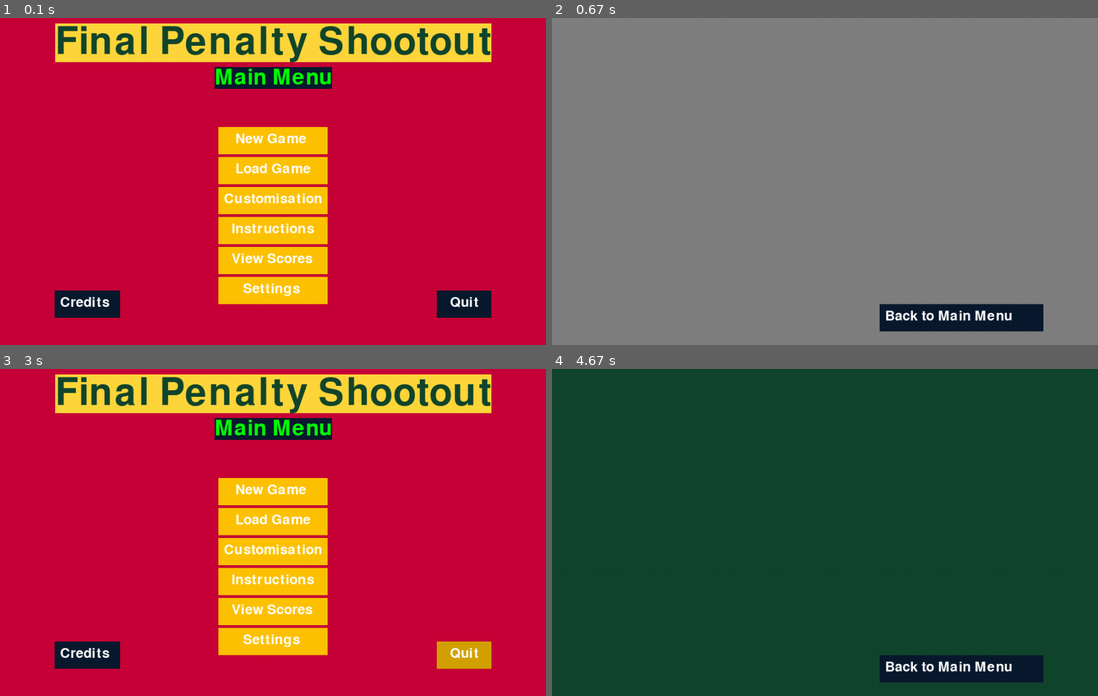
Above: before the commit, frames 1-4 (two rows, left to right).
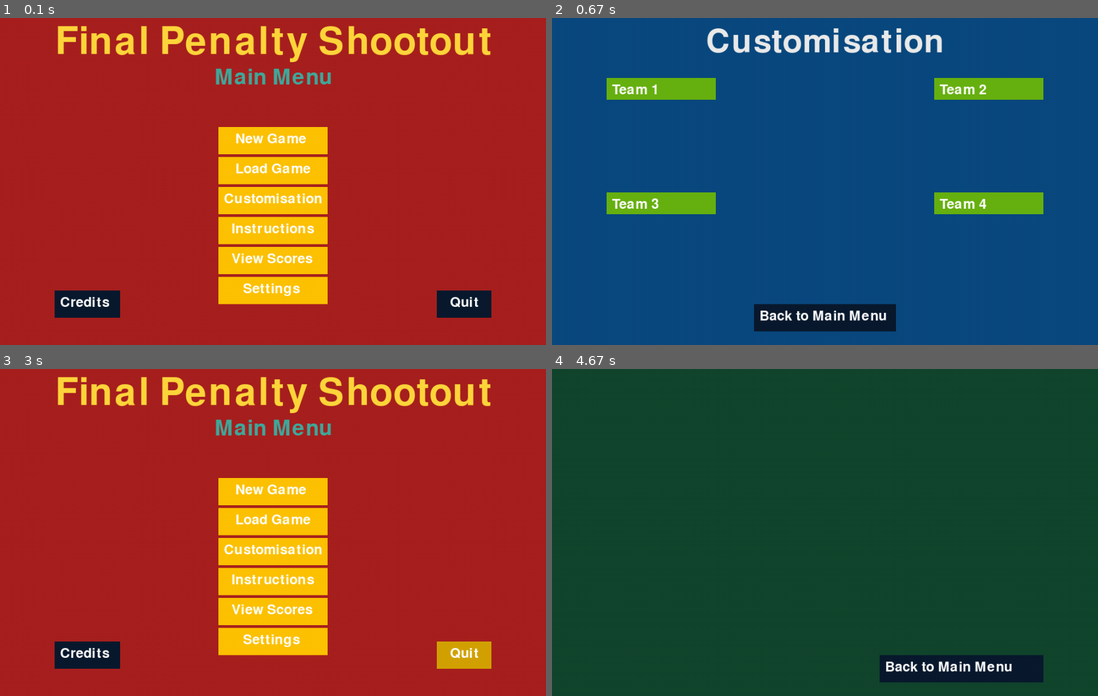
Above: after the commit, the same moments.

Repository: Jahmai-NW/sixth_form_programming
Game: pygame game, started from Football_Solution/project.py
Two runs of this game, one before a commit and one after it. Both use one fixed random seed, a clock stepped at 60 frames per second and the inputs below.
Inputs (mouse positions are in pixels of both pictures, inside the frame that each line leads up to):
- Up to frame 1 (0.1 s): no input
- Up to frame 2 (0.67 s): click (803, 194) at 0.38 s
- Up to frame 3 (3 s): click (109, 440) at 0.72 s, where only the run after the commit has a clickable "Team 1"; click "Back to Main Menu" at 1.05 s; click "New Game" at 1.55 s; click (480, 656) at 2.88 s
- Up to frame 4 (4.67 s): click (748, 463) at 3.22 s; click "New Game" at 4.55 s

The runs differ from the first frame. In frame 1, 88% of the frame differs, in the area x 0-100%, y 0-100%; in frame 2, 100%; in frame 3, 88%; in frame 4, nothing differs.

Commit message:
custom screen done/can start to work on settings

Diff:
--- a/Football_Solution/project.py
+++ b/Football_Solution/project.py
@@ -14,19 +14,19 @@
 
 # titlePanel #####################
 font = pygame.font.Font('freesansbold.ttf', 70) #creates a font object with the specified font file and size
-titleMessage = font.render("Final Penalty Shootout", True, 	(18, 70, 45), (255, 215, 60)) #creates a text message to be displayed on the screen, with the text "Final Penalty Shootout", in colour (18, 70, 45) with a background colour of (255, 215, 60)
+titleMessage = font.render("Final Penalty Shootout", True, 	(255, 215, 60), (168, 33, 32)) #creates a text message to be displayed on the screen, with the text "Final Penalty Shootout", in colour (18, 70, 45) with a background colour of (255, 215, 60)
 titleRect = titleMessage.get_rect() #this gets the rectangular area of the title message
 titleRect.center = (500, 45) #coordinates of the center of the title message
 
 # mainMenuPanel ##################
 font = pygame.font.Font('freesansbold.ttf', 40) #creates a font object with the specified font file and size
-mainMenuMessage = font.render("Main Menu", True, (0, 255, 0), (10, 26, 47)) #creates a text message to be displayed on the screen, with the text "Main Menu",
+mainMenuMessage = font.render("Main Menu", True, (64, 170, 157), (168, 33, 32)) #creates a text message to be displayed on the screen, with the text "Main Menu",
 mainMenuRect = mainMenuMessage.get_rect() #this gets the rectangular area of the main menu message
 mainMenuRect.center = (500, 110) #coordinates of the center of the main menu message
 
 # creditsPanel ###################
-font = pygame.font.Font('freesansbold.ttf', 40) #creates a font object with the specified font file and size
-creditsTitle = font.render("Credits", True, (235, 235, 235), (255, 195, 0))
+font = pygame.font.Font('freesansbold.ttf', 50) #creates a font object with the specified font file and size
+creditsTitle = font.render("Credits", True, (235, 235, 235), (18, 18, 22))
 creditsTitleRect = creditsTitle.get_rect()
 creditsTitleRect.center = (500, 45)
 
@@ -35,7 +35,11 @@
 credits1Rect = creditsMessage1.get_rect()
 credits1Rect.center = (500, 300)
 
-
+# customisationPanel #################
+font = pygame.font.Font('freesansbold.ttf', 60)
+customisationTitle = font.render("Customisation", True, (235, 235, 235), (11, 73, 127))
+customisationTitleRect = customisationTitle.get_rect()
+customisationTitleRect.center = (500, 45)
 
 
 newGameButton = ButtonCreation(400, 200, 200, 50, "   New Game", (255, 195, 0), (0, 128, 128)) #creates a new button object with the specified position (500, 300), size (400, 200), text "New Game", colour (0, 255, 0) and hover colour (0, 128, 128)
@@ -53,8 +57,18 @@
 quitButton = ButtonCreation(800, 500, 100, 50, "  Quit", (10, 26, 47), (212, 162, 0))
 
 backtoMainMenuButton = ButtonCreation(600, 525, 300, 50, "Back to Main Menu", (10, 26, 47), (212, 162, 0))
+custbacktoMainMenuButton = ButtonCreation(370, 525, 260, 50, "Back to Main Menu", (10, 26, 47), (212, 162, 0))
 
 creditsButton = ButtonCreation(100, 500, 120, 50, "Credits", (10, 26, 47), (212, 162, 0))
+
+team1CustomButton = ButtonCreation(100, 110, 200, 40, "Team 1", (104, 178, 17), (47, 159, 221))
+
+team2CustomButton = ButtonCreation(700, 110, 200, 40, "Team 2", (104, 178, 17), (47, 159, 221))
+
+team3CustomButton = ButtonCreation(100, 320, 200, 40, "Team 3", (104, 178, 17), (47, 159, 221))
+
+team4CustomButton = ButtonCreation(700, 320, 200, 40, "Team 4", (104, 178, 17), (47, 159, 221))
+
 
 
 
@@ -76,7 +90,7 @@
         if current_screen == "main_menu":
 
             # fill the screen with a color to wipe away anything from last frame
-            screen.fill((199, 0, 57)) #fills the screen with a color
+            screen.fill((168, 33, 32)) #fills the screen with a colour
 
             if event.type == pygame.QUIT:
                 running = False #running is changed to False, meaning this loop stops
@@ -112,9 +126,17 @@
                 current_screen = "main_menu"
 
         elif current_screen == "customisation":
-            screen.fill((128, 128, 128))
-            if backtoMainMenuButton.is_clicked():
-                current_screen = "main_menu"
+            screen.fill((11, 73, 127))
+            if custbacktoMainMenuButton.is_clicked():
+                current_screen = "main_menu"
+            elif team1CustomButton.is_clicked():
+                print("Team 1 has been chosen!")
+            elif team2CustomButton.is_clicked():
+                print("Team 2 has been chosen!")
+            elif team3CustomButton.is_clicked():
+                print("Team 3 has been chosen!")
+            elif team4CustomButton.is_clicked():
+                print("Team 4 has been chosen!")
 
         elif current_screen == "settings":
             screen.fill((18, 70, 45))
@@ -165,7 +187,12 @@
 
     elif current_screen == "customisation":
 
-        backtoMainMenuButton.draw(screen)
+        screen.blit(customisationTitle, customisationTitleRect)
+        team1CustomButton.draw(screen)
+        team2CustomButton.draw(screen)
+        team3CustomButton.draw(screen)
+        team4CustomButton.draw(screen)
+        custbacktoMainMenuButton.draw(screen)
 
 
     elif current_screen == "settings":
@@ -198,7 +225,7 @@
     # limits FPS to 60
     # dt is delta time in seconds since last frame, used for framerate-
     # independent physics.
-    dt = clock.tick(60) / 1000
+    dt = clock.tick(120) / 1000
 
 
 pygame.quit()
